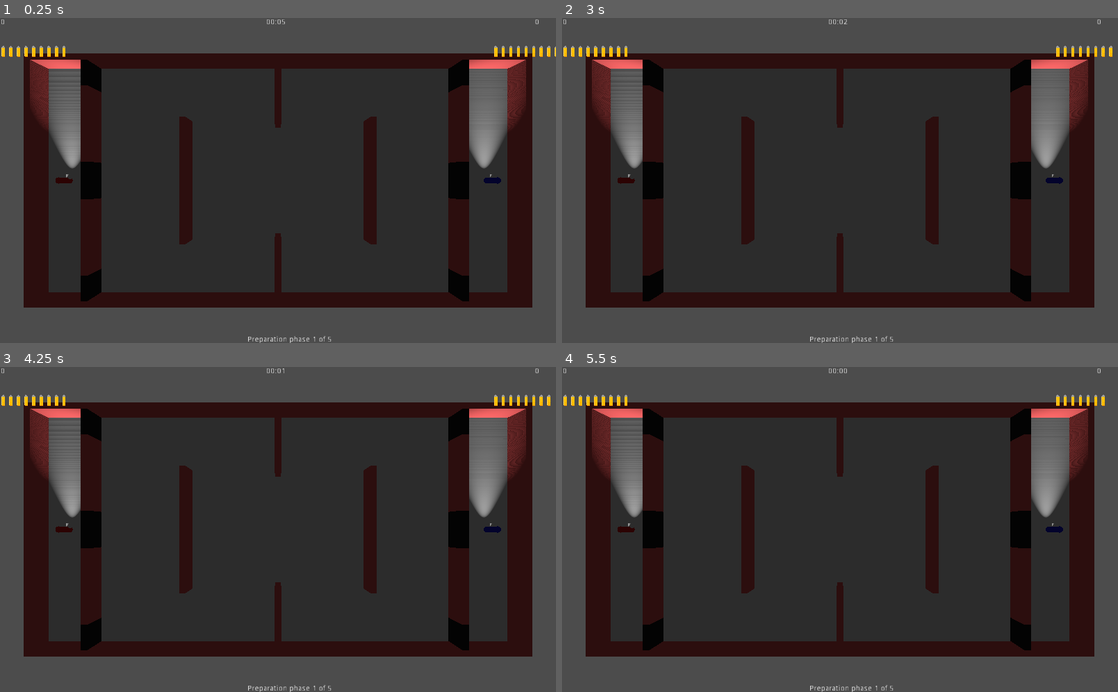
Above: before the commit, frames 1-4 (two rows, left to right).
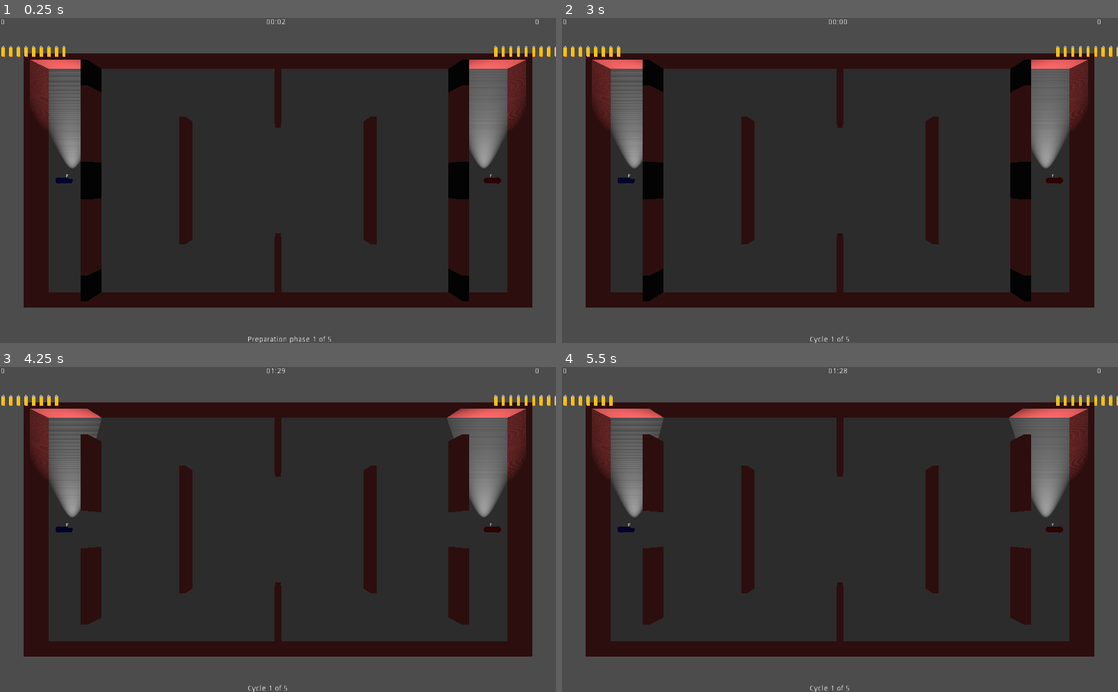
Above: after the commit, the same moments.

Repository: lizrad/fpspf
Game: Godot game, scene res://World.tscn
Two runs of this game, one before a commit and one after it. Both use one fixed random seed, a clock stepped at 60 frames per second and the inputs below.
Inputs:
- Up to frame 1 (0.25 s): no input
- Up to frame 2 (3 s): tap Enter at 0.5, 2.75 s; tap Space at 1.25 s
- Up to frame 3 (4.25 s): no input
- Up to frame 4 (5.5 s): tap Space at 4.25 s

The runs differ from the first frame. In frame 1, 0.1% of the frame differs, in the area x 10-91%, y 0-52%; in frame 2, 0.2%; in frame 3, 2.3%; in frame 4, 2.3%, in the area x 9-100%, y 0-100%.

Commit message:
@20 bullet and score UI should now be consistent fix and extend log output

Diff:
--- a/Players/Ghost.gd
+++ b/Players/Ghost.gd
@@ -27,11 +27,12 @@
 
 
 func receive_damage(damage: float):
+	print("Ghost received damage: ", damage)
 	current_health -= damage
 
 	if current_health <= 0:
+		print("	-> Ghost dead")
 		emit_signal("died")
-		print("ghost dead")
 		queue_free()
 
 
--- a/Players/Player.gd
+++ b/Players/Player.gd
@@ -109,10 +109,11 @@
 
 
 func receive_damage(damage: float):
-	print("received damage: ", damage)
+	print("Player received damage: ", damage)
 	current_health -= damage
 
 	if current_health <= 0:
+		print("	-> Player dead")
 		emit_signal("died")
 
 
--- a/UI/HUD.gd
+++ b/UI/HUD.gd
@@ -12,6 +12,7 @@
 						 "ss":"%02d" % (seconds % 60)}))
 
 
+# update score for opponent
 func set_score(idx_player, score):
 	var label_score = $Score1 if idx_player == 0 else $Score2
 	label_score.set_text(str(score))
@@ -23,8 +24,9 @@
 	$Cycle.set_text(text)
 
 
+# update ammo for current
 func consume_bullet(idx_player):
-	var bullet_ammo = $BulletAmmo1 if idx_player == 0 else $BulletAmmo2
+	var bullet_ammo = $BulletAmmo2 if idx_player == 0 else $BulletAmmo1
 	bullet_ammo.remove_bullet()
 
 
--- a/World.gd
+++ b/World.gd
@@ -75,7 +75,7 @@
 	var new_score = _scores[id] + 1
 	_set_score(id, new_score)
 
-	if _scores[id] == win_score:
+	if new_score == win_score:
 		print("game over -> score")
 		get_tree().quit
 
@@ -89,7 +89,7 @@
 #	- add score
 # 	- restart round
 func _on_active_player_died(playerManger: PlayerManager) -> void:
-	print("active player died: " + playerManger.active_player.name)
+	print("active player died: " + str(playerManger.player_id))
 	_update_score(playerManger.player_id)
 
 	restart()
@@ -98,5 +98,5 @@
 # a ghost clone of one player died:
 # 	- add score
 func _on_ghost_player_died(playerManger: PlayerManager) -> void:
+	print("ghost player died: " + str(playerManger.player_id))
 	_update_score(playerManger.player_id)
-	print("ghost player died")
--- a/World.tscn
+++ b/World.tscn
@@ -7,6 +7,8 @@
 
 [node name="World" type="Spatial"]
 script = ExtResource( 2 )
+time_cycle = 90.0
+time_prep = 2.0
 
 [node name="HUD" parent="." instance=ExtResource( 6 )]
 
@@ -14,12 +16,12 @@
 
 [node name="PlayerManager" parent="PlayerManagers" instance=ExtResource( 1 )]
 transform = Transform( 1, 0, 0, 0, 1, 0, 0, 0, 1, 35, 0, 0 )
-player_color = Color( 0, 0, 1, 1 )
+player_color = Color( 1, 0, 0, 1 )
 
 [node name="PlayerManager2" parent="PlayerManagers" instance=ExtResource( 1 )]
 transform = Transform( 1, 0, 0, 0, 1, 0, 0, 0, 1, -35, 0, 0 )
 player_id = 1
-player_color = Color( 1, 0, 0, 1 )
+player_color = Color( 0, 0, 1, 1 )
 
 [node name="LevelManager" parent="." instance=ExtResource( 5 )]
 transform = Transform( 1, 0, 0, 0, 1, 0, 0, 0, 1, 0, -1, 0 )
